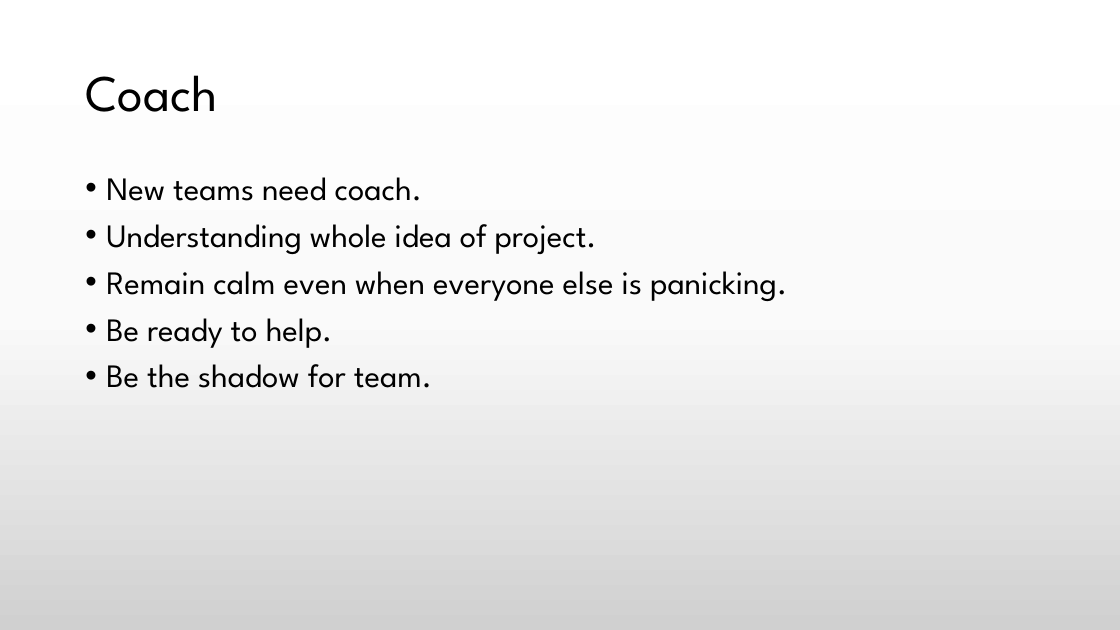
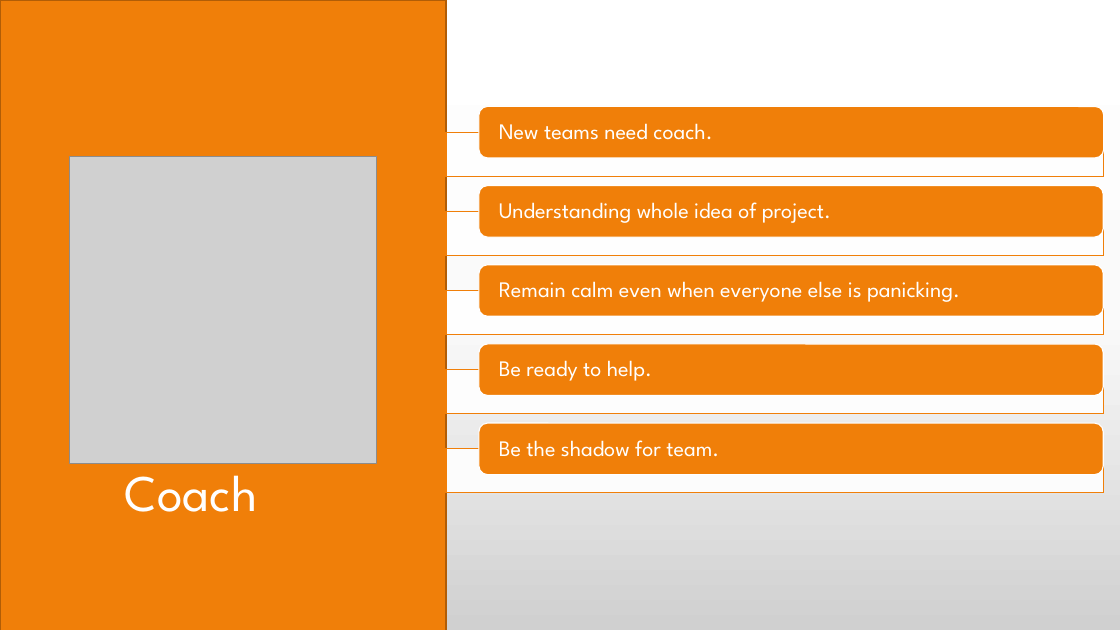
Before and after one commit to praash47/aasn-iii, a slide deck: slide 30 of extreme_programming.pptx. Drawn at 1120x630 pixels with LibreOffice and Linux fonts; fonts in the diff are those of the drawing; grey boxes stand for pictures. Boxes give left, top, right and bottom in pixels: in the first picture for what was removed or moved away, otherwise in the second. Text is boxed around its words. In the diff, an @@ line names an element or a change of style, - is before the commit and + after.

```diff
--- a/extreme_programming.pptx
+++ b/extreme_programming.pptx
@@ rectangle added at <box>0,0,446,630</box>, fill #F07F09, outline #B25E07 1 pt @@
@@ picture added at <box>70,156,377,464</box> @@
@@ text removed at <box>106,177,787,388</box> @@
-• New teams need coach.
-• Understanding whole idea of project.
-• Remain calm even when everyone else is panicking.
-• Be ready to help.
-• Be the shadow for team.
@@ group added at <box>446,107,1104,492</box>: 5 rectangles, 5 rounded rectangles, 5 texts @@
+New teams need coach.
+Understanding whole idea of project.
+Remain calm even when everyone else is panicking.
+Be ready to help.
+Be the shadow for team.
@@ title "Coach": place and size @@
-title "Coach" at <box>85,75,217,112</box>
+title "Coach" at <box>125,459,257,512</box>
@@ title "Coach" at <box>125,459,257,512</box>: text colour #000000 to #FFFFFF @@
```
Also in this commit, not shown: 3 other slides changed, 1 other file.
